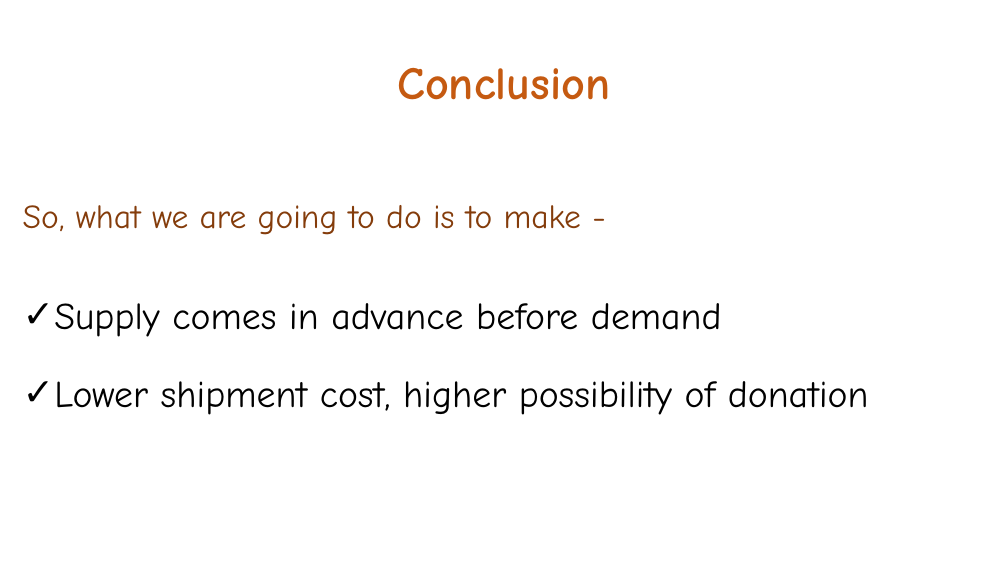
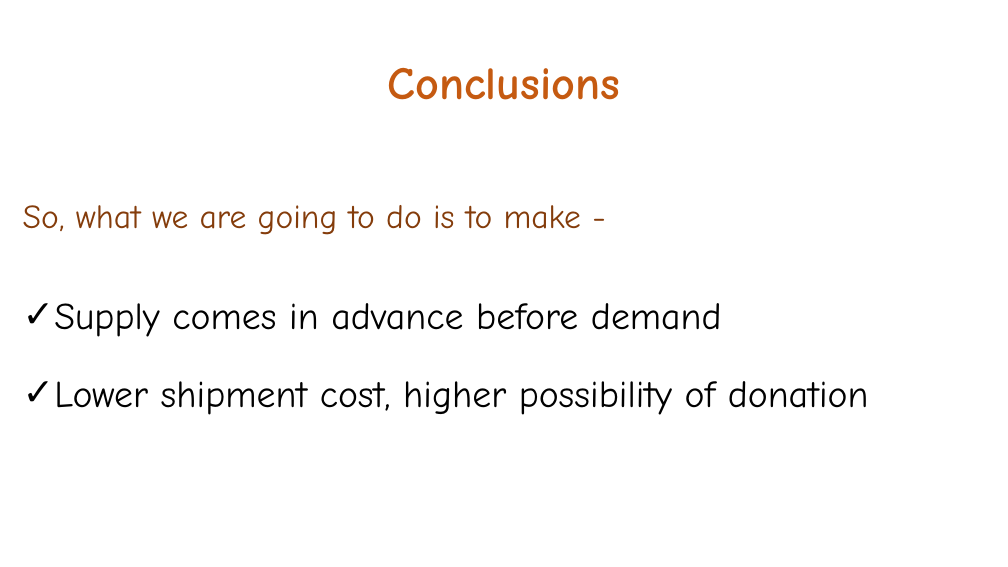
Before and after one commit to SWiVE-Team/AirHappot, a slide deck: slide 8 of Docs/slides_v4.pptx. Drawn at 1008x567 pixels with LibreOffice and Linux fonts; fonts in the diff are those of the drawing; background and template pictures are left out. Boxes give left, top, right and bottom in pixels: in the first picture for what was removed or moved away, otherwise in the second. Text is boxed around its words. In the diff, an @@ line names an element or a change of style, - is before the commit and + after.

```diff
--- a/Docs/slides_v4.pptx
+++ b/Docs/slides_v4.pptx
@@ title at (x1=387, y1=68, x2=620, y2=100): text changed @@
-Conclusion
+Conclusions
```
Also in this commit, not shown: 1 other file.
